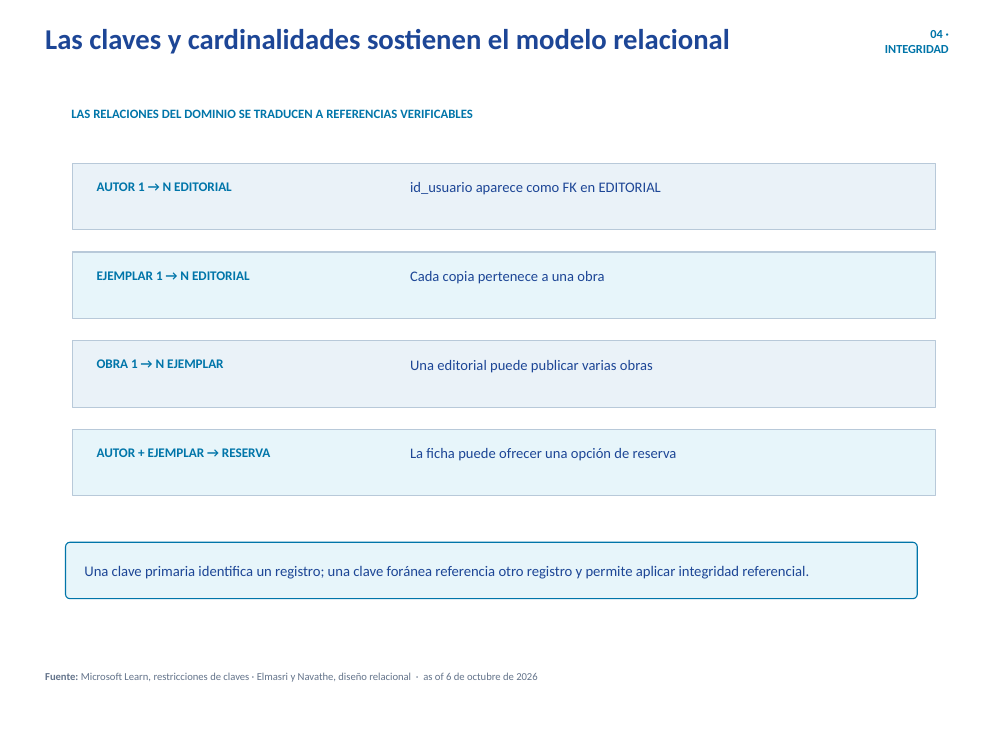
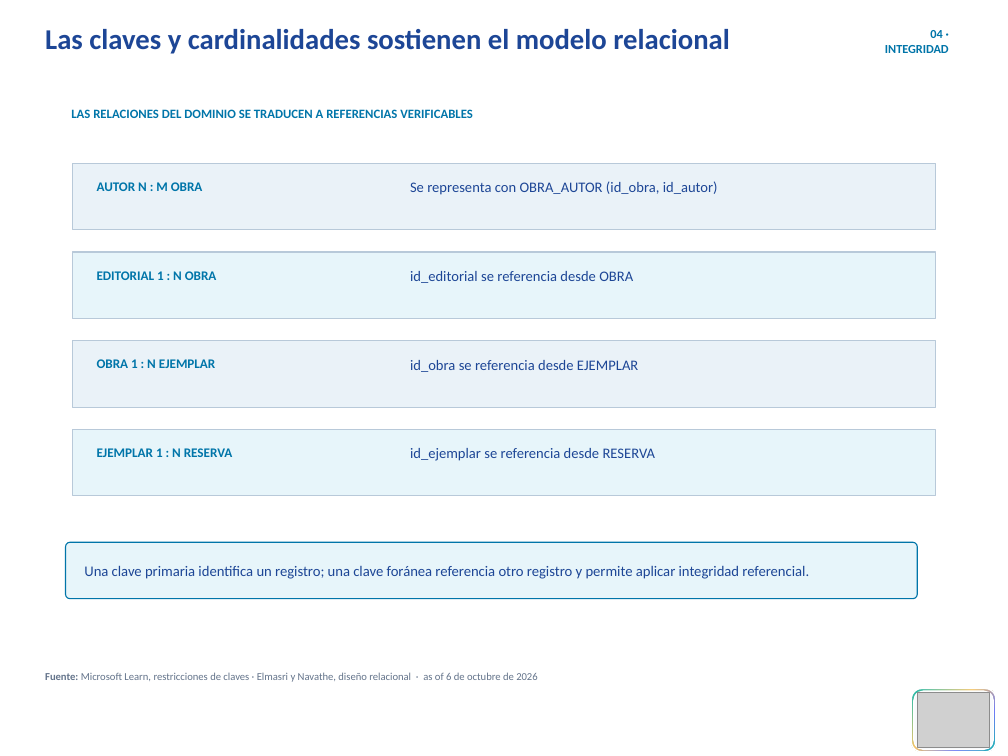
Before and after one commit to erickbravob/sistemas-informacion-i, a slide deck: slide 5 of materiales/actividad-1/tema-04-modelo-datos-v4.pptx. Drawn at 1008x756 pixels with LibreOffice and Linux fonts; fonts in the diff are those of the drawing; grey boxes stand for pictures; background and template pictures are left out. Boxes give left, top, right and bottom in pixels: in the first picture for what was removed or moved away, otherwise in the second. Text is boxed around its words. In the diff, an @@ line names an element or a change of style, - is before the commit and + after.

```diff
--- a/materiales/actividad-1/tema-04-modelo-datos-v4.pptx
+++ b/materiales/actividad-1/tema-04-modelo-datos-v4.pptx
@@ text at (97, 182, 203, 191): text changed @@
-AUTOR 1 → N EDITORIAL
+AUTOR N : M OBRA
@@ text at (410, 181, 718, 195): text changed @@
-id_usuario aparece como FK en EDITORIAL
+Se representa con OBRA_AUTOR (id_obra, id_autor)
@@ text at (97, 271, 217, 280): text changed @@
-EJEMPLAR 1 → N EDITORIAL
+EDITORIAL 1 : N OBRA
@@ text at (410, 271, 633, 283): text changed @@
-Cada copia pertenece a una obra
+id_editorial se referencia desde OBRA
@@ text at (97, 359, 216, 368): text changed @@
-OBRA 1 → N EJEMPLAR
+OBRA 1 : N EJEMPLAR
@@ text at (410, 360, 638, 372): text changed @@
-Una editorial puede publicar varias obras
+id_obra se referencia desde EJEMPLAR
@@ text at (97, 448, 233, 457): text changed @@
-AUTOR + EJEMPLAR → RESERVA
+EJEMPLAR 1 : N RESERVA
@@ text at (410, 448, 655, 461): text changed @@
-La ficha puede ofrecer una opción de reserva
+id_ejemplar se referencia desde RESERVA
@@ rounded rectangle added at (911, 688, 996, 752), fill gradient #16B9B0 to #F5C66A to #6D7BF7, outline #FFFFFF 1.1 pt @@
@@ rounded rectangle added at (913, 691, 993, 750), fill #F8FAFC, outline #FFFFFF 0.8 pt @@
@@ picture added at (917, 694, 990, 748) @@
```
Also in this commit, not shown: 7 other slides changed, 4 other files.
